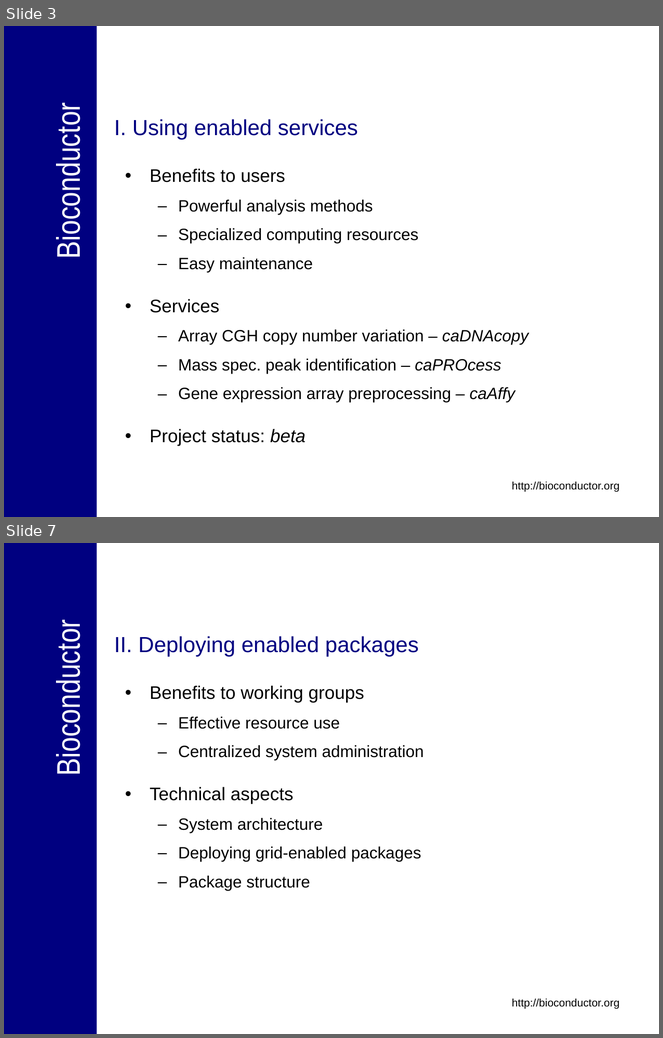
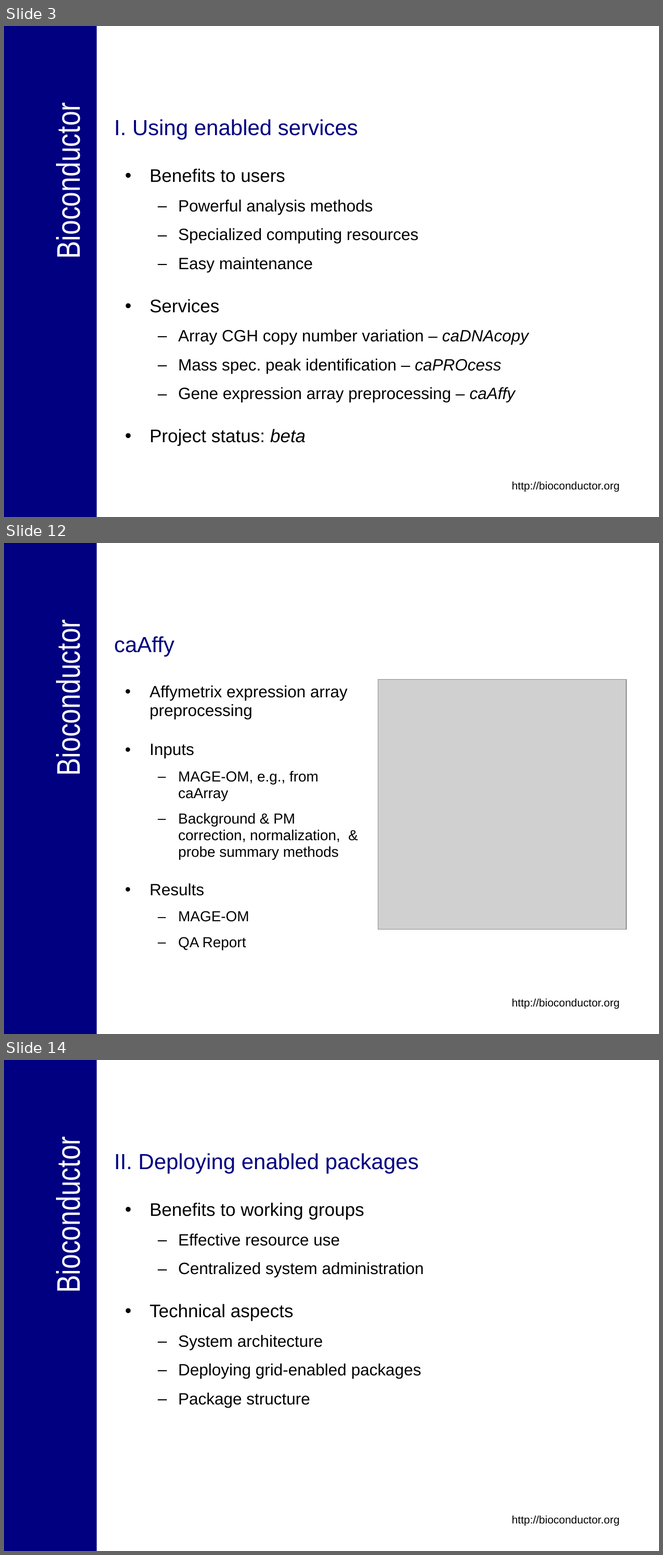
Before and after one commit to NCIP/bioconductor_v1, a slide deck: trunk/bioconductor/Presentations/caBIG_Annual_Meeting_2007_Tech_Demo.ppt. Shown one above the other, each under a label of ours: slides 3 and 7 before the commit, slides 3, 12 and 14 after it; the slides between them are not shown. The pictures are 663x1038 and 663x1555 pixels, drawn with LibreOffice and Linux fonts; fonts in the diff are those of the drawing; grey boxes stand for pictures; background and template pictures are left out. Boxes give left, top, right and bottom in pixels: in the first picture for what was removed or moved away, otherwise in the second. Text is boxed around its words. In the diff, an @@ line names an element or a change of style, - is before the commit and + after.

```diff
--- a/trunk/bioconductor/Presentations/caBIG_Annual_Meeting_2007_Tech_Demo.ppt
+++ b/trunk/bioconductor/Presentations/caBIG_Annual_Meeting_2007_Tech_Demo.ppt
@@ slide 12 added at bbox=[4, 543, 659, 1034], background #FFFFFF; not listed: 3 template elements that a slide beside it also shows @@
@@ title added at bbox=[114, 636, 175, 656], 24 pt, text #000080 @@
+caAffy
@@ picture added at bbox=[378, 679, 626, 929] @@
@@ text added at bbox=[150, 685, 348, 950], 16 pt, text #000000 @@
+• Affymetrix expression array preprocessing
+• Inputs
+  – MAGE-OM, e.g., from caArray
+  – Background & PM correction, normalization, & probe summary methods
+• Results
+  – MAGE-OM
+  – QA Report
@@ what was slide 7 is now slide 14 @@
```
Also in this commit, not shown: 1 slide changed, 9 other slides added, 3 slides removed.
